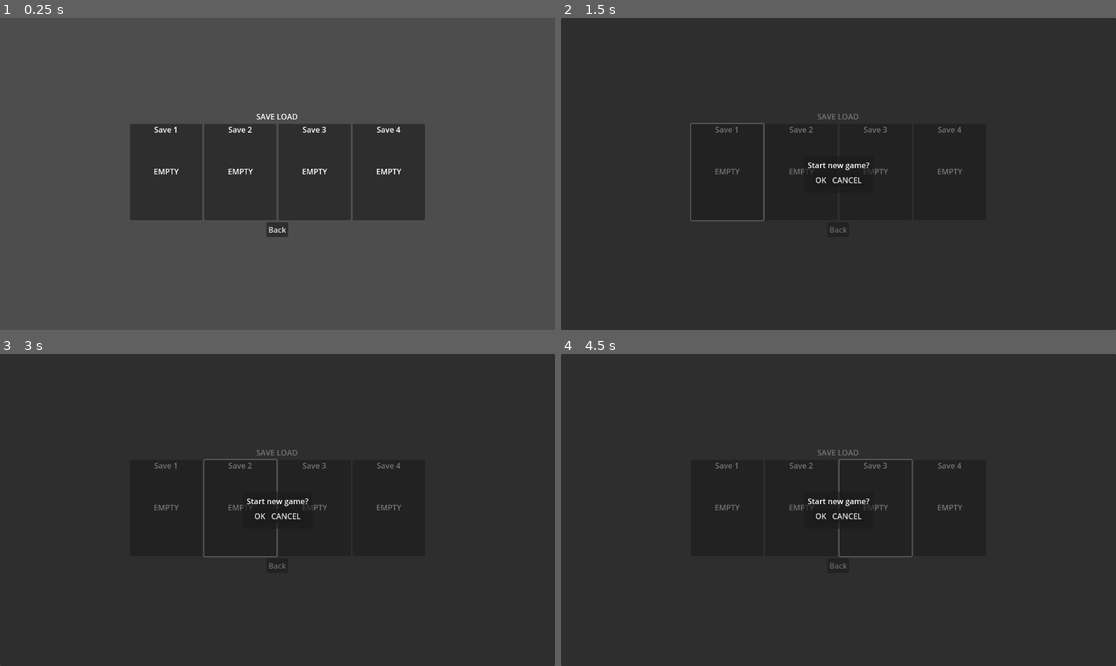
Above: before the commit, frames 1-4 (two rows, left to right).
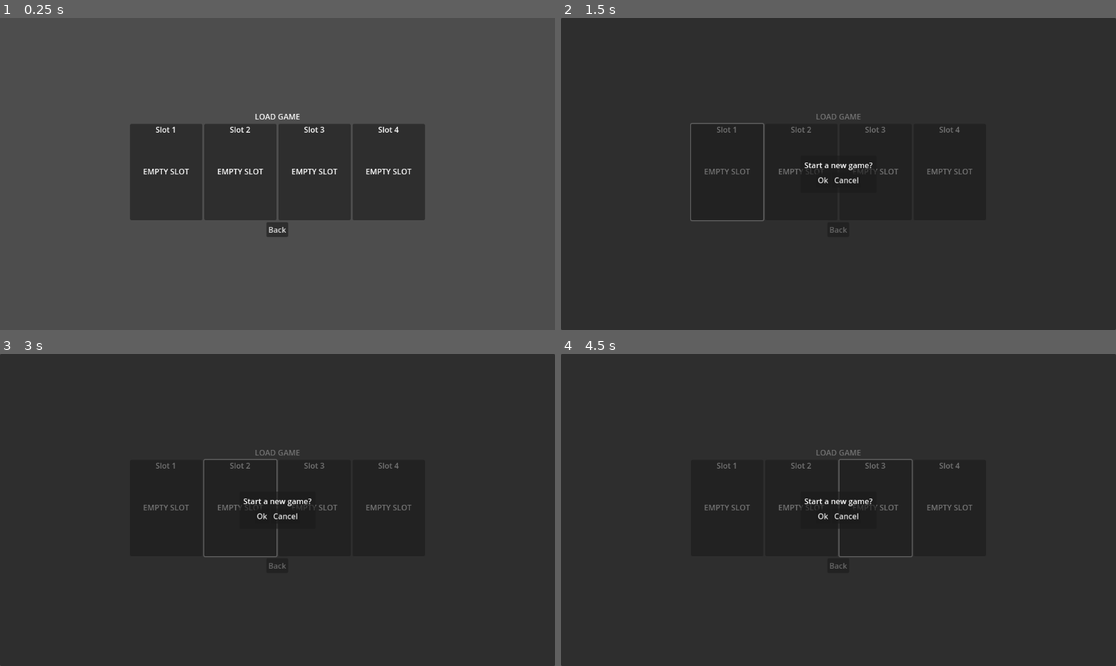
Above: after the commit, the same moments.

Repository: Vosnov/GD_APrototype
Game: Godot game, scene res://Scenes/Menu/load_save_menu.tscn
The game is run twice, just before and just after one commit, with the same random seed, the same clock (stepped at 60 frames per second) and the same inputs. This scene is started directly instead of the project's main scene.
Inputs (mouse positions are in pixels of both pictures, inside the frame that each line leads up to):
- Up to frame 1 (0.25 s): no input
- Up to frame 2 (1.5 s): click "Save 1" (after the commit: "Slot 1") at 0.5 s; click "Back" at 1.25 s
- Up to frame 3 (3 s): click "CANCEL" (after the commit: "Cancel") at 2 s; click (238, 506) at 2.75 s, where only the run after the commit has a clickable "Slot 2"
- Up to frame 4 (4.5 s): click "OK" (after the commit: "Ok") at 3.5 s; click (877, 506) at 4.25 s, where only the run after the commit has a clickable "Slot 3"

The runs differ from the first frame. In frame 1, 0.7% of the frame differs, in the area x 25-75%, y 30-51%; in frame 2, 0.7%, in the area x 25-75%, y 30-54%; in frame 3, 0.7%; in frame 4, 0.7%.
Error in both runs: Invalid type in function 'change_scene' in base 'CanvasLayer (scene_transition.gd)'. Cannot convert argument 1 from Nil to String. (res://Scenes/Menu/load_save…

Commit message:
localize menu

Diff:
--- /dev/null
+++ b/Locale/localization.csv
@@ -0,0 +1,14 @@
+,en,ru
+cancel,Cancel,Отмена
+ok,Ok,Ок
+back,Back,Назад
+menu.continue,Continue,Продолжить
+menu.newGame,New game,Новая игра
+menu.loadGame,Load game,Загрузить игру
+menu.settings,Settings,Настройки
+menu.exit,Exit,Выход
+loadSaveMenu.title,Load game,Загрузить игру
+loadSaveMenu.accept.startNewGame,Start a new game?,Начать новую игру?
+loadSaveMenu.accept.loadGame,Load slot %d?,Загрузить слот %d?
+saveBtn.slot,Slot %d,Слот %d
+saveBtn.emptySlot,Empty slot,Пустой слот
--- a/Nodes/Charecters/player.tscn
+++ b/Nodes/Charecters/player.tscn
@@ -146,7 +146,7 @@
 [node name="UI" parent="." instance=ExtResource("8_xdrrl")]
 
 [node name="BoneAttachment3D" type="BoneAttachment3D" parent="."]
-transform = Transform3D(0.192225, -0.135111, -0.32372, 0.349263, 0.108062, 0.16229, 0.0326371, -0.360649, 0.169903, 0.136608, 0.464953, -0.615298)
+transform = Transform3D(-0.48052, 0.33695, 0.80967, 0.873224, 0.269226, 0.406198, -0.0811154, 0.90221, -0.423601, -0.341701, 1.1396, 1.5381)
 bone_name = "Bone.011.R"
 bone_idx = 14
 use_external_skeleton = true
@@ -159,37 +159,37 @@
 transform = Transform3D(-0.4, 0, -6.03983e-08, 0, 0.4, 0, 6.03983e-08, 0, -0.4, 0, 0, 0)
 
 [node name="Skeleton3D" parent="myNewPlayer/Armature" index="0"]
-bones/0/position = Vector3(-0.00144477, -0.350831, -0.0046384)
+bones/0/position = Vector3(-0.00137169, -0.37306, -0.00549028)
 bones/0/rotation = Quaternion(0.0186382, -0.196081, -0.00372765, 0.980404)
 bones/1/rotation = Quaternion(0.0697058, -1.36916e-08, -2.80468e-08, 0.997568)
 bones/2/rotation = Quaternion(0.112641, -2.86949e-14, 2.68558e-08, 0.993636)
 bones/3/rotation = Quaternion(-0.103738, 8.51478e-10, -3.35284e-09, 0.994605)
-bones/4/rotation = Quaternion(0.101688, 0.1951, -4.45937e-09, 0.975498)
+bones/4/rotation = Quaternion(0.0983413, 0.195166, 3.18761e-10, 0.975828)
 bones/5/position = Vector3(0.203192, 1.00571, 0.0142442)
-bones/5/rotation = Quaternion(-0.081666, -0.376377, -0.764174, 0.517407)
+bones/5/rotation = Quaternion(-0.0815713, -0.376516, -0.764182, 0.517308)
 bones/6/position = Vector3(0.0114507, 0.377625, 0.0379625)
-bones/6/rotation = Quaternion(0.0511205, -0.20944, -0.355764, 0.90937)
-bones/7/rotation = Quaternion(0.564149, 0.191275, -0.0343782, 0.802476)
+bones/6/rotation = Quaternion(0.0511254, -0.209452, -0.355579, 0.909439)
+bones/7/rotation = Quaternion(0.563475, 0.191496, -0.0341498, 0.802907)
 bones/11/position = Vector3(-0.170101, 1.01711, 0.0341247)
-bones/11/rotation = Quaternion(0.245452, 0.471404, 0.67287, 0.514565)
+bones/11/rotation = Quaternion(0.245631, 0.471723, 0.672776, 0.51431)
 bones/12/position = Vector3(-0.0310587, 0.396934, -0.0644502)
-bones/12/rotation = Quaternion(0.37519, -0.0134727, 0.200511, 0.904901)
-bones/13/rotation = Quaternion(0.265874, 0.00142135, -0.165449, 0.949703)
-bones/17/position = Vector3(0.238064, 0.13303, 0.0247443)
-bones/17/rotation = Quaternion(-0.318643, 0.184591, 0.910274, -0.189193)
+bones/12/rotation = Quaternion(0.374867, -0.0134837, 0.200453, 0.905048)
+bones/13/rotation = Quaternion(0.265171, 0.00146139, -0.165197, 0.949943)
+bones/17/position = Vector3(0.237615, 0.133178, 0.0233334)
+bones/17/rotation = Quaternion(-0.316111, 0.187471, 0.911438, -0.184958)
 bones/17/scale = Vector3(1.00004, 0.999997, 1.00006)
-bones/18/rotation = Quaternion(-0.135111, -0.0163796, -0.243957, 0.960188)
+bones/18/rotation = Quaternion(-0.128576, -0.0165572, -0.231716, 0.964107)
 bones/18/scale = Vector3(0.999992, 0.999997, 1)
-bones/19/position = Vector3(-0.247033, 0.130398, 0.0447002)
-bones/19/rotation = Quaternion(0.535363, 0.0516805, 0.839121, 0.0811862)
+bones/19/position = Vector3(-0.246579, 0.130338, 0.0482693)
+bones/19/rotation = Quaternion(0.539244, 0.0598676, 0.835206, 0.0897943)
 bones/19/scale = Vector3(1.00003, 0.999998, 1.00006)
-bones/20/rotation = Quaternion(-0.136268, -0.0126377, 0.25702, 0.956667)
-bones/21/position = Vector3(-0.00997388, 1.04883, 1.60637)
-bones/22/position = Vector3(-0.344255, 1.10742, 1.5729)
-bones/23/position = Vector3(-0.331575, -2.07655, -0.405765)
-bones/24/position = Vector3(-0.466604, -1.15557, 1.084)
-bones/25/position = Vector3(0.309444, -2.07666, 0.512728)
-bones/26/position = Vector3(-0.0389346, -1.13166, 1.11184)
+bones/20/rotation = Quaternion(-0.149635, -0.0133453, 0.278943, 0.948484)
+bones/21/position = Vector3(-0.00997388, 1.04883, 1.60718)
+bones/22/position = Vector3(-0.344255, 1.10742, 1.57371)
+bones/23/position = Vector3(-0.348552, -2.08237, -0.410144)
+bones/24/position = Vector3(-0.46265, -1.15713, 1.08417)
+bones/25/position = Vector3(0.294687, -2.10187, 0.533548)
+bones/26/position = Vector3(-0.0390172, -1.13174, 1.11219)
 
 [node name="CollisionShape3D" type="CollisionShape3D" parent="."]
 transform = Transform3D(1, 0, 0, 0, 1, 0, 0, 0, 1, 0, -0.0584707, -0.125943)
--- a/Nodes/UI/accept_ui.tscn
+++ b/Nodes/UI/accept_ui.tscn
@@ -11,6 +11,8 @@
 size_flags_horizontal = 0
 size_flags_vertical = 0
 script = ExtResource("1_5hk11")
+ACCEPT_LABEL = "ok"
+CANCEL_LABEL = "cancel"
 
 [node name="PanelContainer" type="PanelContainer" parent="."]
 layout_mode = 1
@@ -47,11 +49,11 @@
 
 [node name="Accept" type="Button" parent="PanelContainer/MarginContainer/VBoxContainer/HBoxContainer"]
 layout_mode = 2
-text = "OK"
+text = "ok"
 
 [node name="Cancel" type="Button" parent="PanelContainer/MarginContainer/VBoxContainer/HBoxContainer"]
 layout_mode = 2
-text = "CANCEL"
+text = "cancel"
 
 [connection signal="button_down" from="PanelContainer/MarginContainer/VBoxContainer/HBoxContainer/Accept" to="." method="_on_accept_button_down"]
 [connection signal="button_down" from="PanelContainer/MarginContainer/VBoxContainer/HBoxContainer/Cancel" to="." method="_on_cancel_button_down"]
--- a/Nodes/UI/save_btn.tscn
+++ b/Nodes/UI/save_btn.tscn
@@ -5,9 +5,9 @@
 [node name="SaveBtn" type="Button"]
 custom_minimum_size = Vector2(150, 200)
 script = ExtResource("1_vfjbs")
-SAVE_NAME = "Save"
+SAVE_NAME = "saveBtn.slot"
 
-[node name="SaveName" type="Label" parent="."]
+[node name="SlotName" type="Label" parent="."]
 layout_mode = 1
 anchors_preset = 5
 anchor_left = 0.5
@@ -16,7 +16,7 @@
 offset_right = 75.0
 offset_bottom = 26.0
 grow_horizontal = 2
-text = "Save 1"
+text = "Slot"
 horizontal_alignment = 1
 
 [node name="Control" type="Control" parent="."]
@@ -65,5 +65,5 @@
 offset_bottom = 13.0
 grow_horizontal = 2
 grow_vertical = 2
-text = "Empty"
+text = "saveBtn.emptySlot"
 uppercase = true
--- a/Scenes/Menu/load_save_menu.tscn
+++ b/Scenes/Menu/load_save_menu.tscn
@@ -31,7 +31,7 @@
 	if save_data == null:
 		accept_ui.MESSAGE = NEW_SAVE_MESSAGE
 	else:
-		accept_ui.MESSAGE = LOAD_MESSAGE
+		accept_ui.MESSAGE = tr(LOAD_MESSAGE) % [index + 1]
 
 	add_child(accept_ui)
 
@@ -72,8 +72,8 @@
 
 [node name="CanvasLayer" type="CanvasLayer" parent="."]
 script = SubResource("GDScript_qn43d")
-LOAD_MESSAGE = "Load save?"
-NEW_SAVE_MESSAGE = "Start new game?"
+LOAD_MESSAGE = "loadSaveMenu.accept.loadGame"
+NEW_SAVE_MESSAGE = "loadSaveMenu.accept.startNewGame"
 ACCEPT_UI = ExtResource("1_t4q0a")
 SAVE_BTN_UI = ExtResource("2_be1i7")
 MENU_SCENE = "res://Scenes/Menu/main_menu.tscn"
@@ -86,9 +86,9 @@
 grow_vertical = 2
 alignment = 1
 
-[node name="Label" type="Label" parent="CanvasLayer/VBoxContainer"]
+[node name="Title" type="Label" parent="CanvasLayer/VBoxContainer"]
 layout_mode = 2
-text = "Save load"
+text = "loadSaveMenu.title"
 horizontal_alignment = 1
 uppercase = true
 
@@ -99,6 +99,6 @@
 [node name="Back" type="Button" parent="CanvasLayer/VBoxContainer"]
 layout_mode = 2
 size_flags_horizontal = 4
-text = "Back"
+text = "back"
 
 [connection signal="button_down" from="CanvasLayer/VBoxContainer/Back" to="CanvasLayer" method="_on_back_button_down"]
--- a/Scenes/Menu/main_menu.tscn
+++ b/Scenes/Menu/main_menu.tscn
@@ -72,25 +72,23 @@
 
 [node name="Continue" type="Button" parent="CanvasLayer/Control/VBoxContainer"]
 layout_mode = 2
-text = "Continue"
+text = "menu.continue"
 
 [node name="New" type="Button" parent="CanvasLayer/Control/VBoxContainer"]
 layout_mode = 2
-text = "New game"
+text = "menu.newGame"
 
 [node name="Load" type="Button" parent="CanvasLayer/Control/VBoxContainer"]
 layout_mode = 2
-text = "Load game
-"
+text = "menu.loadGame"
 
 [node name="Settings" type="Button" parent="CanvasLayer/Control/VBoxContainer"]
 layout_mode = 2
-text = "Settings"
+text = "menu.settings"
 
 [node name="Quit" type="Button" parent="CanvasLayer/Control/VBoxContainer"]
 layout_mode = 2
-text = "Exit
-"
+text = "menu.exit"
 
 [connection signal="button_down" from="CanvasLayer/Control/VBoxContainer/Continue" to="CanvasLayer/Control/VBoxContainer" method="_on_continue_button_down"]
 [connection signal="button_down" from="CanvasLayer/Control/VBoxContainer/New" to="CanvasLayer/Control/VBoxContainer" method="_on_new_button_down"]
--- a/Scripts/UI/save_btn_ui.gd
+++ b/Scripts/UI/save_btn_ui.gd
@@ -8,13 +8,13 @@
 @export var DATE: String
 
 @onready var v_box_container = $Control/VBoxContainer
-@onready var save_name = $SaveName
+@onready var slot_name = $SlotName
 @onready var level_name = $Control/VBoxContainer/LevelName
 @onready var date = $Control/VBoxContainer/Date
 @onready var empty_label = $Control/EmptyLabel
 
 func _ready():
-	save_name.text = str(SAVE_NAME, ' ', SAVE_INDEX + 1)
+	slot_name.text = tr(SAVE_NAME) % [SAVE_INDEX + 1]
 
 	if IS_EMPTY:
 		v_box_container.visible = false
--- a/project.godot
+++ b/project.godot
@@ -132,6 +132,10 @@
 ]
 }
 
+[internationalization]
+
+locale/translations=PackedStringArray("res://Locale/localization.en.translation", "res://Locale/localization.ru.translation")
+
 [layer_names]
 
 3d_physics/layer_1="Main"
Not shown, added: Locale/localization.csv.import
Binary file added: Locale/localization.en.translation
Binary file added: Locale/localization.ru.translation
Not shown, added: Locale/.~lock.localization.csv#
